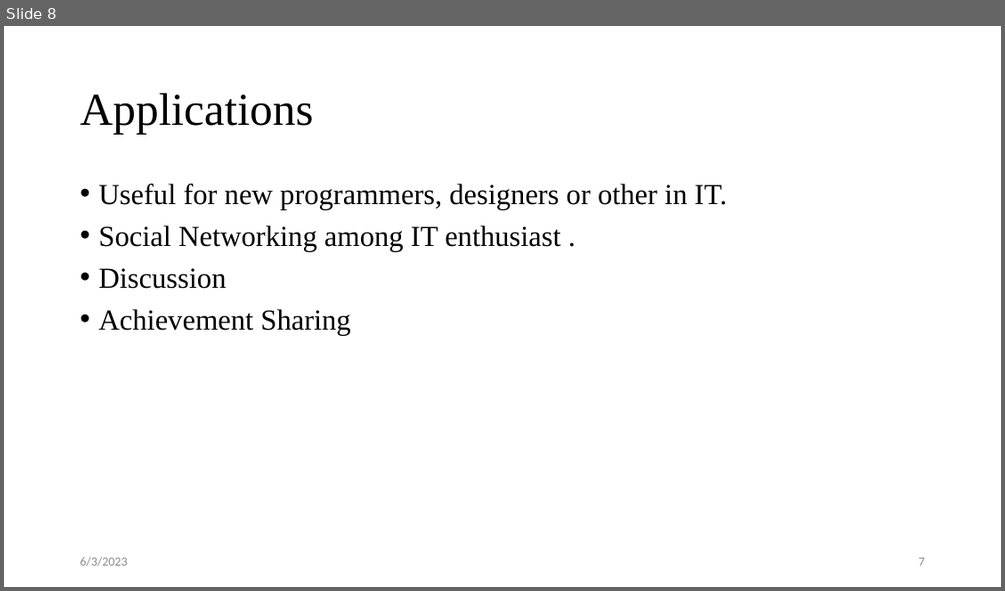
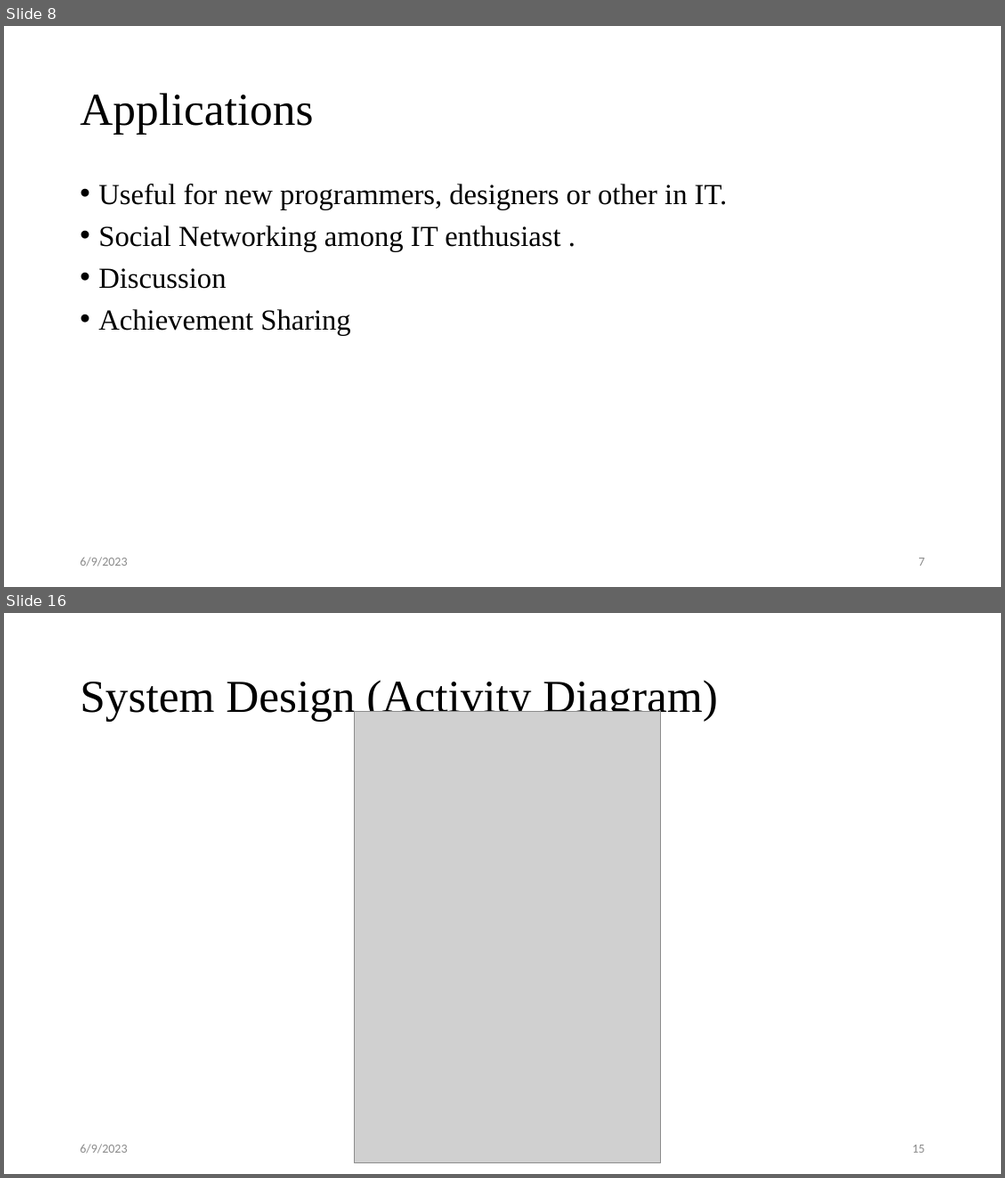
Before and after one commit to sushantbramhacharya/CodeConnect, a slide deck: Defense of Project Slides.pptx. Shown one above the other, each under a label of ours: slide 8 before the commit, slides 8 and 16 after it; the slides between them are not shown. The pictures are 1005x591 and 1005x1178 pixels, drawn with LibreOffice and Linux fonts; fonts in the diff are those of the drawing; grey boxes stand for pictures. Boxes give left, top, right and bottom in pixels: in the first picture for what was removed or moved away, otherwise in the second. Text is boxed around its words. In the diff, an @@ line names an element or a change of style, - is before the commit and + after.

```diff
--- a/Defense of Project Slides.pptx
+++ b/Defense of Project Slides.pptx
@@ slide 16 added at box(4, 613, 1001, 1174), background #FFFFFF @@
@@ title added at box(80, 680, 718, 721), 44 pt, text #000000 @@
+System Design (Activity Diagram)
@@ picture added at box(354, 711, 661, 1163) @@
@@ text added at box(80, 1143, 127, 1153), 12 pt, text #8C8C8C @@
+6/9/2023
@@ page number added at box(912, 1144, 924, 1152), 12 pt, text #8C8C8C @@
+15
@@ slide 8 changed as well @@
@@ text at box(80, 556, 127, 566): text changed @@
-6/3/2023
+6/9/2023
```
Also in this commit, not shown: 9 other slides changed, 12 other slides added, 8 other files.
